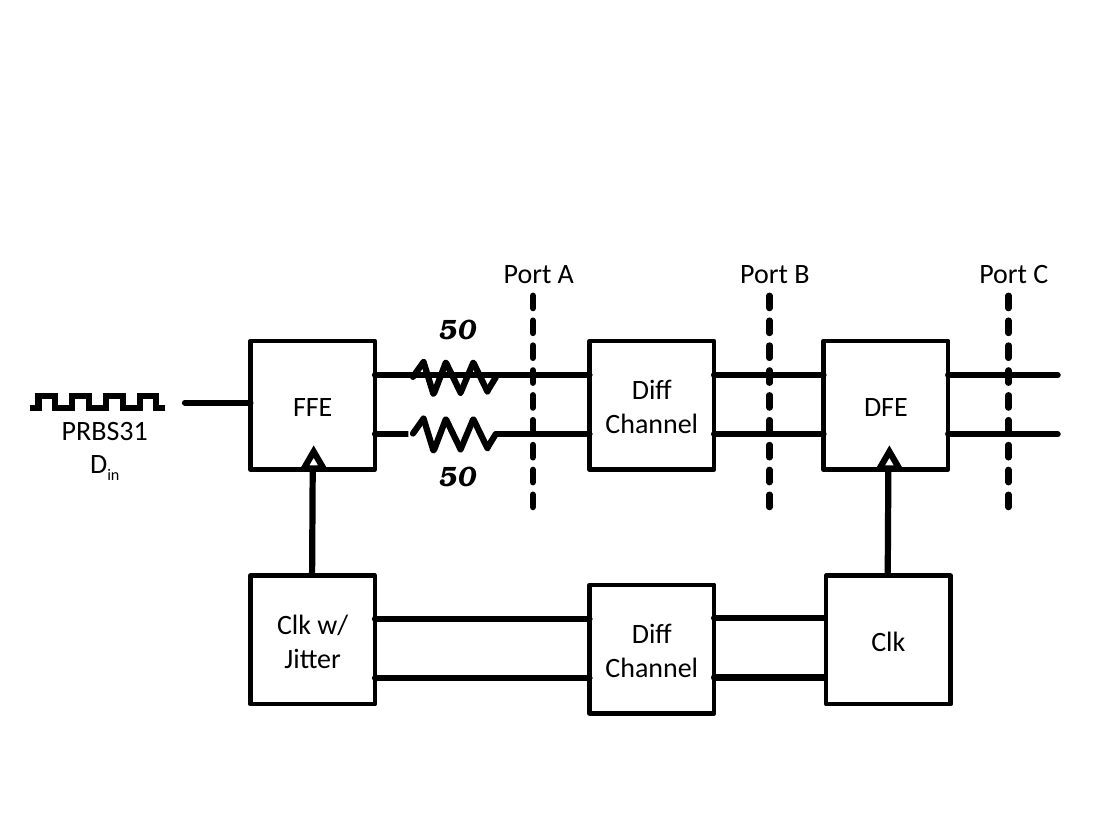
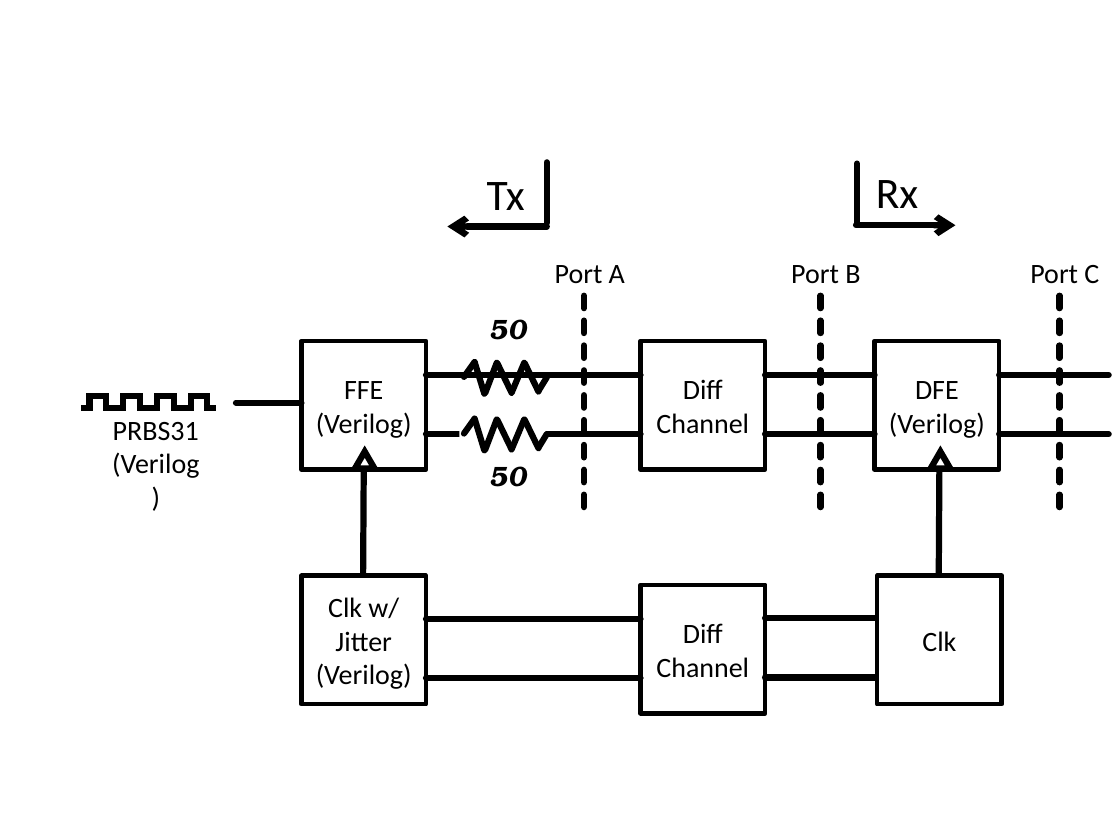
Before and after one commit to cpcqrt/ece546_hssl, a slide deck: slide 11 of latex_report/Design Picture.pptx. Drawn at 1120x840 pixels with LibreOffice and Linux fonts; fonts in the diff are those of the drawing. Boxes give left, top, right and bottom in pixels: in the first picture for what was removed or moved away, otherwise in the second. Text is boxed around its words. In the diff, an @@ line names an element or a change of style, - is before the commit and + after.

```diff
--- a/latex_report/Design Picture.pptx
+++ b/latex_report/Design Picture.pptx
@@ line added from (547, 223) to (547, 162), #000000 4 pt @@
@@ line added from (857, 224) to (857, 164), #000000 4 pt @@
@@ text added at <box>487,182,525,210</box>, 28 pt, text #000000 @@
+Tx
@@ text added at <box>876,180,918,208</box>, 28 pt, text #000000 @@
+Rx
@@ arrow added from (547, 226) to (447, 226), #000000 4 pt @@
@@ arrow added from (856, 225) to (955, 225), #000000 4 pt @@
@@ text in rectangle at <box>316,381,412,438</box>: text changed @@
-FFE
+FFE
+(Verilog)
@@ text in rectangle at <box>889,381,985,438</box>: text changed @@
-DFE
+DFE
+(Verilog)
@@ 30 lines, 8 elbow lines, 7 rectangles, 6 texts, 2 triangles: place and size @@
-30 lines, 8 elbow lines, 7 rectangles, 6 texts, 2 triangles at <box>30,265,1057,713</box>
+30 lines, 8 elbow lines, 7 rectangles, 6 texts, 2 triangles at <box>81,265,1109,713</box>
@@ text at <box>112,452,199,478</box>: text changed @@
-Din
+(Verilog)
@@ text in rectangle at <box>316,597,412,689</box>: text changed @@
-Clk w/
-Jitter
+Clk w/
+Jitter
+(Verilog)
```
Also in this commit, not shown: 1 other file.
